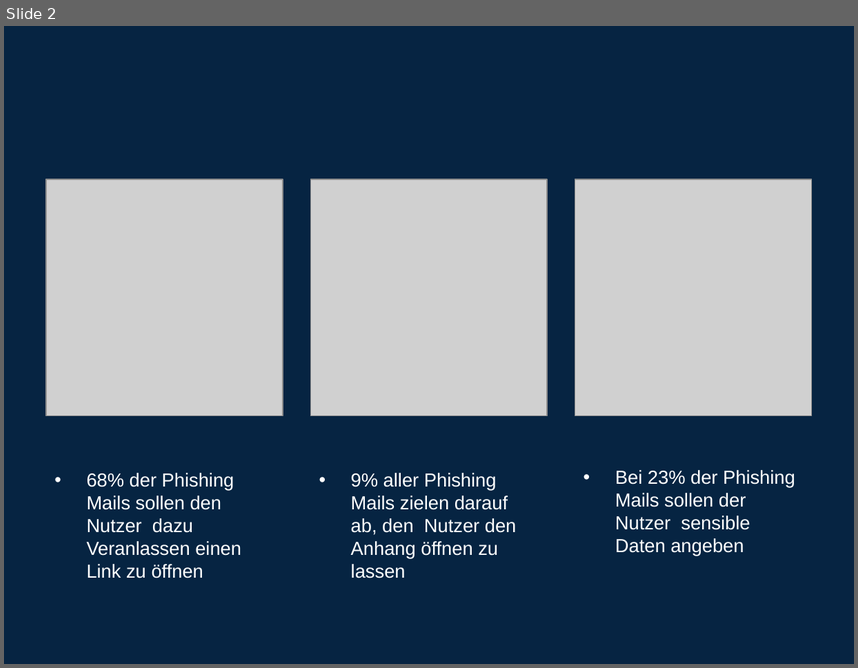
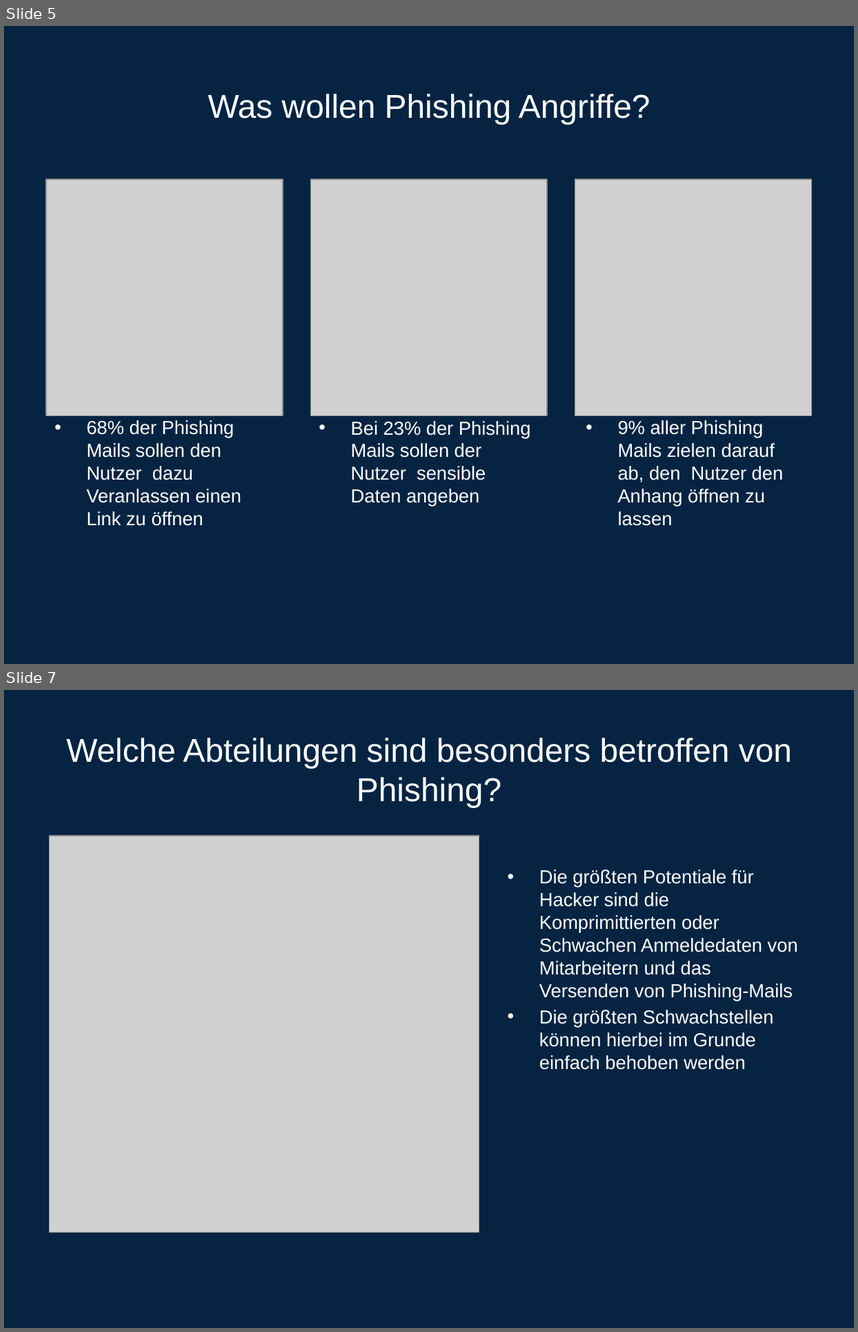
Before and after one commit to TimKossmann/storytelling, a slide deck: Powerpoint.pptx. Shown one above the other, each under a label of ours: slide 2 before the commit, slides 5 and 7 after it; the slides between them are not shown. The pictures are 858x668 and 858x1332 pixels, drawn with LibreOffice and Linux fonts; fonts in the diff are those of the drawing; grey boxes stand for pictures. Boxes give left, top, right and bottom in pixels: in the first picture for what was removed or moved away, otherwise in the second. Text is boxed around its words. In the diff, an @@ line names an element or a change of style, - is before the commit and + after.

```diff
--- a/Powerpoint.pptx
+++ b/Powerpoint.pptx
@@ slide 7 added at bbox=[4, 690, 854, 1328], background #062442 @@
@@ title added at bbox=[66, 738, 792, 808], 28 pt, text #FFFFFF @@
+Welche Abteilungen sind besonders betroffen von Phishing?
@@ picture added at bbox=[49, 836, 479, 1232] @@
@@ text added at bbox=[539, 869, 798, 1069], 16 pt, text #FFFFFF @@
+• Die größten Potentiale für Hacker sind die Komprimittierten oder Schwachen Anmeldedaten von Mitarbeitern und das Versenden von Phishing-Mails
+• Die größten Schwachstellen können hierbei im Grunde einfach behoben werden
@@ what was slide 2 is now slide 5 @@
@@ slide 5 changed as well @@
@@ title added at bbox=[208, 94, 651, 124], 28 pt, text #FFFFFF @@
+Was wollen Phishing Angriffe?
@@ text "68% der Phishing Mails sollen ...": place and size @@
-text "68% der Phishing Mails sollen ..." at bbox=[87, 472, 241, 578]
+text "68% der Phishing Mails sollen ..." at bbox=[87, 420, 241, 526]
@@ text "Bei 23% der Phishing Mails ...": place and size @@
-text "Bei 23% der Phishing Mails ..." at bbox=[615, 470, 795, 555]
+text "Bei 23% der Phishing Mails ..." at bbox=[351, 421, 531, 506]
@@ text "9% aller Phishing Mails zielen ...": place and size @@
-text "9% aller Phishing Mails zielen ..." at bbox=[351, 472, 517, 578]
+text "9% aller Phishing Mails zielen ..." at bbox=[618, 420, 784, 526]
```
Also in this commit, not shown: 1 other slide changed, 5 other slides added, 14 other files.
